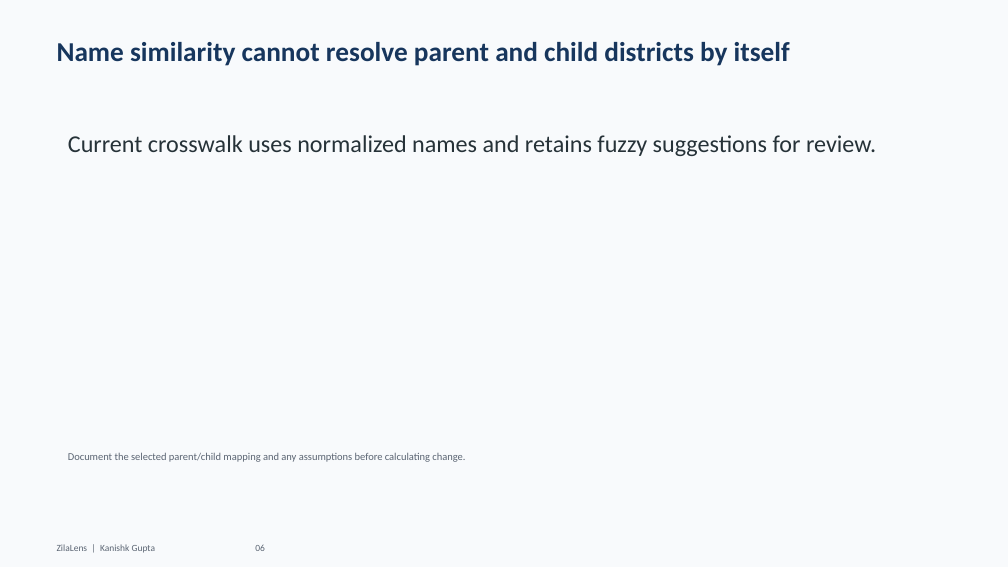
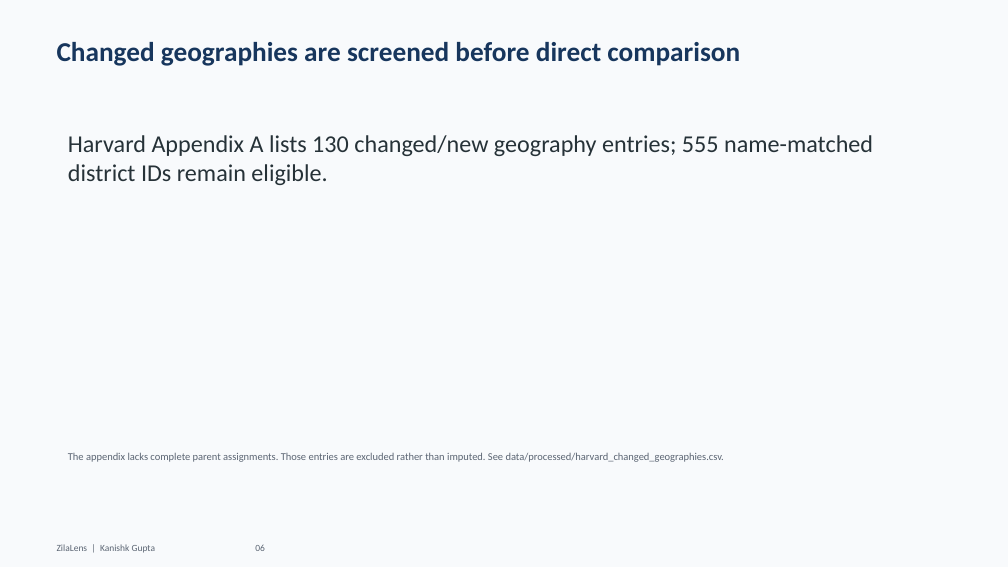
Before and after one commit to GKanishk16/ZilaLens, a slide deck: slide 6 of outputs/deck/ZilaLens_Deck.pptx. Drawn at 1008x567 pixels with LibreOffice and Linux fonts; fonts in the diff are those of the drawing. Boxes give left, top, right and bottom in pixels: in the first picture for what was removed or moved away, otherwise in the second. Text is boxed around its words. In the diff, an @@ line names an element or a change of style, - is before the commit and + after.

```diff
--- a/outputs/deck/ZilaLens_Deck.pptx
+++ b/outputs/deck/ZilaLens_Deck.pptx
@@ text at (57, 42, 740, 66): text changed @@
-Name similarity cannot resolve parent and child districts by itself
+Changed geographies are screened before direct comparison
@@ text at (68, 135, 873, 185): text changed @@
-Current crosswalk uses normalized names and retains fuzzy suggestions for review.
+Harvard Appendix A lists 130 changed/new geography entries; 555 name-matched district IDs remain eligible.
@@ text at (68, 452, 724, 462): text changed @@
-Document the selected parent/child mapping and any assumptions before calculating change.
+The appendix lacks complete parent assignments. Those entries are excluded rather than imputed. See data/processed/harvard_changed_geographies.csv.
```
Also in this commit, not shown: 3 other slides changed, 1 slide added, 1 slide removed, 4 other files.
